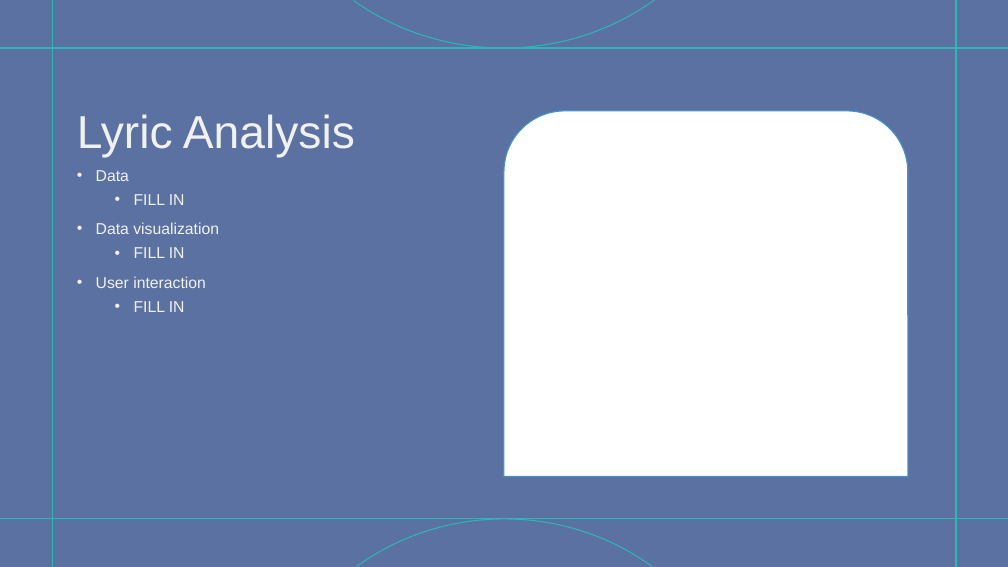
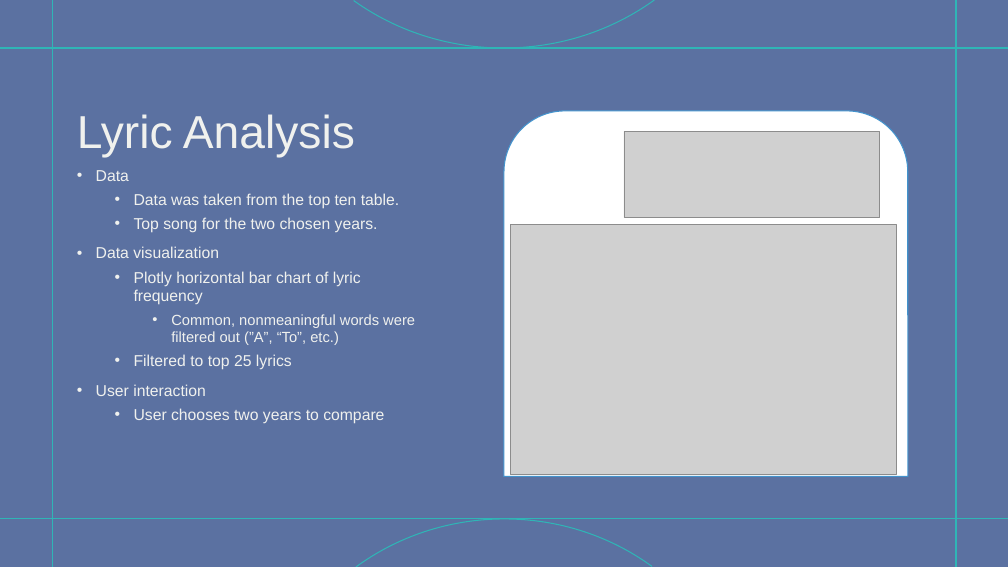
Before and after one commit to simonmurray25/spotify-project, a slide deck: slide 6 of Spotify Project.pptx. Drawn at 1008x567 pixels with LibreOffice and Linux fonts; fonts in the diff are those of the drawing; grey boxes stand for pictures. Boxes give left, top, right and bottom in pixels: in the first picture for what was removed or moved away, otherwise in the second. Text is boxed around its words. In the diff, an @@ line names an element or a change of style, - is before the commit and + after.

```diff
--- a/Spotify Project.pptx
+++ b/Spotify Project.pptx
@@ picture added at (624,132,879,218) @@
@@ text at (134,193,399,232): text changed @@
-  • FILL IN
+  • Data was taken from the top ten table.
+  • Top song for the two chosen years.
@@ picture added at (510,225,897,475) @@
@@ text at (134,271,415,370): text changed @@
-  • FILL IN
+  • Plotly horizontal bar chart of lyric frequency
+    • Common, nonmeaningful words were filtered out (”A”, “To”, etc.)
+  • Filtered to top 25 lyrics
@@ text at (134,408,384,424): text changed @@
-  • FILL IN
+  • User chooses two years to compare
```
Also in this commit, not shown: 3 other slides changed.
